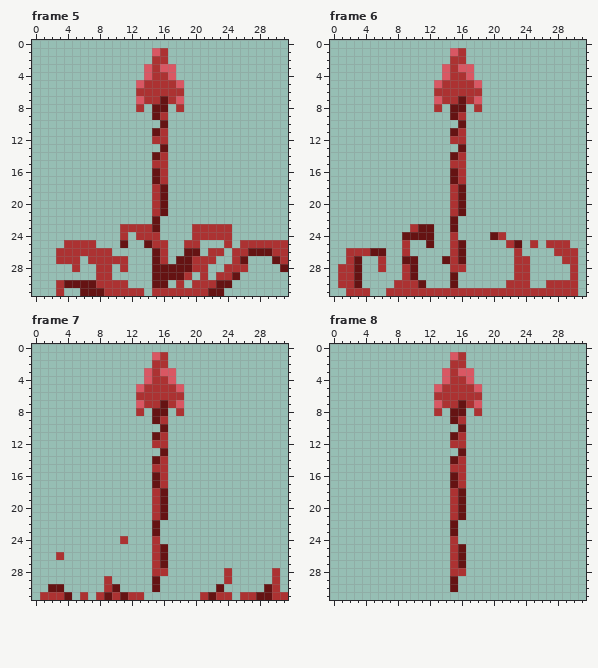
Edited in one commit: pixel-art file (Assets/Textures/Aseprite Filer/BloodArrow.aseprite). That is the earlier state.
32x32 pixels, 8 frames. Shown: frame 5, frame 6, frame 7, frame 8. The commit also changed other frames, which this record leaves out.
The same view after the edit:
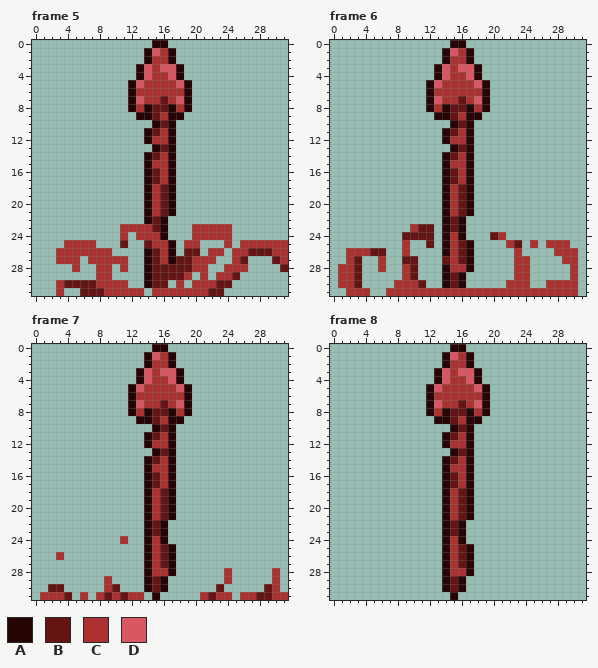
Palette (. is transparent): A #280505  B #651313  C #ac3232  D #d95763
Change:
--- frame 5, layer "Layer 1"
@@ x 10..21 @@
- 0 ............
- 1 .....DC.....
- 2 .....CC.....
- 3 ....DCDD....
- 4 ....DCCD....
- 5 ...DCCCCD...
- 6 ...CCCCCC...
- 7 ...DCCBCD...
- 8 ...C.BB.C...
- 9 .....BC.....
-10 ......B.....
-11 .....BC.....
-12 .....CC.....
-13 ......B.....
-14 .....BC.....
-15 .....CC.....
-16 .....BC.....
-17 .....BC.....
-18 .....CB.....
-19 .....CB.....
-20 .....CB.....
-21 .....CB.....
-22 .....B......
-23 .CCCCB....CC
-24 .C.CCC....CC
-25 .B..BCC..CC.
-26 .....BC..BB.
-27 CC...BC.BBCC
-28 .C...BBBBBCC
-29 .....BBBBC.C
-30 CC...BB.C.CC
+ 0 .....AA.....
+ 1 ....ADCA....
+ 2 ....ACCA....
+ 3 ...ADCDDA...
+ 4 ...ADCCDA...
+ 5 ..ADCCCCDA..
+ 6 ..ACCCCCCA..
+ 7 ..ADCCBCDA..
+ 8 ..ACABBACA..
+ 9 ...AABCAA...
+10 .....ABA....
+11 ....ABCA....
+12 ....ACCA....
+13 .....ABA....
+14 ....ABCA....
+15 ....ACCA....
+16 ....ABCA....
+17 ....ABCA....
+18 ....ACBA....
+19 ....ACBA....
+20 ....ACBA....
+21 ....ACBA....
+22 ....ABA.....
+23 .CCCCBA...CC
+24 .C.CCCA...CC
+25 .B..BCCA.CC.
+26 ....ABCA.BB.
+27 CC..ABCABBCC
+28 .C..ABBBBBCC
+29 ....ABBBBC.C
+30 CC..ABB.C.CC
 31 CCCC.CCCCCCC
--- frame 6, layer "Layer 1"
@@ x 10..21 @@
- 0 ............
- 1 .....DC.....
- 2 .....CC.....
- 3 ....DCDD....
- 4 ....DCCD....
- 5 ...DCCCCD...
- 6 ...CCCCCC...
- 7 ...DCCBCD...
- 8 ...C.BB.C...
- 9 .....BC.....
-10 ......B.....
-11 .....BC.....
-12 .....CC.....
-13 ......B.....
-14 .....BC.....
-15 .....CC.....
-16 .....BC.....
-17 .....BC.....
-18 .....CB.....
-19 .....CB.....
-20 .....CB.....
-21 .....CB.....
-22 .....B......
-23 CBB..B......
-24 BBB..C....BC
-25 ..B..CB.....
-26 .....CB.....
-27 B...BCB.....
-28 B....CC.....
-29 B....B......
-30 CB...B......
+ 0 .....AA.....
+ 1 ....ADCA....
+ 2 ....ACCA....
+ 3 ...ADCDDA...
+ 4 ...ADCCDA...
+ 5 ..ADCCCCDA..
+ 6 ..ACCCCCCA..
+ 7 ..ADCCBCDA..
+ 8 ..ACABBACA..
+ 9 ...AABCAA...
+10 .....ABA....
+11 ....ABCA....
+12 ....ACCA....
+13 .....ABA....
+14 ....ABCA....
+15 ....ACCA....
+16 ....ABCA....
+17 ....ABCA....
+18 ....ACBA....
+19 ....ACBA....
+20 ....ACBA....
+21 ....ACBA....
+22 ....ABA.....
+23 CBB.ABA.....
+24 BBB.ACA...BC
+25 ..B.ACBA....
+26 ....ACBA....
+27 B...BCBA....
+28 B...ACCA....
+29 B...ABA.....
+30 CB..ABA.....
 31 CCCCCCCCCCCC
--- frame 7, layer "Layer 1"
@@ x 10..21 @@
- 0 ............
- 1 .....DC.....
- 2 .....CC.....
- 3 ....DCDD....
- 4 ....DCCD....
- 5 ...DCCCCD...
- 6 ...CCCCCC...
- 7 ...DCCBCD...
- 8 ...C.BB.C...
- 9 .....BC.....
-10 ......B.....
-11 .....BC.....
-12 .....CC.....
-13 ......B.....
-14 .....BC.....
-15 .....CC.....
-16 .....BC.....
-17 .....BC.....
-18 .....CB.....
-19 .....CB.....
-20 .....CB.....
-21 .....CB.....
-22 .....B......
-23 .....B......
-24 .C...C......
-25 .....CB.....
-26 .....CB.....
-27 .....CB.....
-28 .....CC.....
-29 .....B......
-30 B....B......
-31 CBCC.......C
+ 0 .....AA.....
+ 1 ....ADCA....
+ 2 ....ACCA....
+ 3 ...ADCDDA...
+ 4 ...ADCCDA...
+ 5 ..ADCCCCDA..
+ 6 ..ACCCCCCA..
+ 7 ..ADCCBCDA..
+ 8 ..ACABBACA..
+ 9 ...AABCAA...
+10 .....ABA....
+11 ....ABCA....
+12 ....ACCA....
+13 .....ABA....
+14 ....ABCA....
+15 ....ACCA....
+16 ....ABCA....
+17 ....ABCA....
+18 ....ACBA....
+19 ....ACBA....
+20 ....ACBA....
+21 ....ACBA....
+22 ....ABA.....
+23 ....ABA.....
+24 .C..ACA.....
+25 ....ACBA....
+26 ....ACBA....
+27 ....ACBA....
+28 ....ACCA....
+29 ....ABA.....
+30 B...ABA.....
+31 CBCC.A.....C
--- frame 8, layer "Layer 1"
@@ x 10..21 @@
- 0 ............
- 1 .....DC.....
- 2 .....CC.....
- 3 ....DCDD....
- 4 ....DCCD....
- 5 ...DCCCCD...
- 6 ...CCCCCC...
- 7 ...DCCBCD...
- 8 ...C.BB.C...
- 9 .....BC.....
-10 ......B.....
-11 .....BC.....
-12 .....CC.....
-13 ......B.....
-14 .....BC.....
-15 .....CC.....
-16 .....BC.....
-17 .....BC.....
-18 .....CB.....
-19 .....CB.....
-20 .....CB.....
-21 .....CB.....
-22 .....B......
-23 .....B......
-24 .....C......
-25 .....CB.....
-26 .....CB.....
-27 .....CB.....
-28 .....CC.....
-29 .....B......
-30 .....B......
-31 ............
+ 0 .....AA.....
+ 1 ....ADCA....
+ 2 ....ACCA....
+ 3 ...ADCDDA...
+ 4 ...ADCCDA...
+ 5 ..ADCCCCDA..
+ 6 ..ACCCCCCA..
+ 7 ..ADCCBCDA..
+ 8 ..ACABBACA..
+ 9 ...AABCAA...
+10 .....ABA....
+11 ....ABCA....
+12 ....ACCA....
+13 .....ABA....
+14 ....ABCA....
+15 ....ACCA....
+16 ....ABCA....
+17 ....ABCA....
+18 ....ACBA....
+19 ....ACBA....
+20 ....ACBA....
+21 ....ACBA....
+22 ....ABA.....
+23 ....ABA.....
+24 ....ACA.....
+25 ....ACBA....
+26 ....ACBA....
+27 ....ACBA....
+28 ....ACCA....
+29 ....ABA.....
+30 ....ABA.....
+31 .....A......
